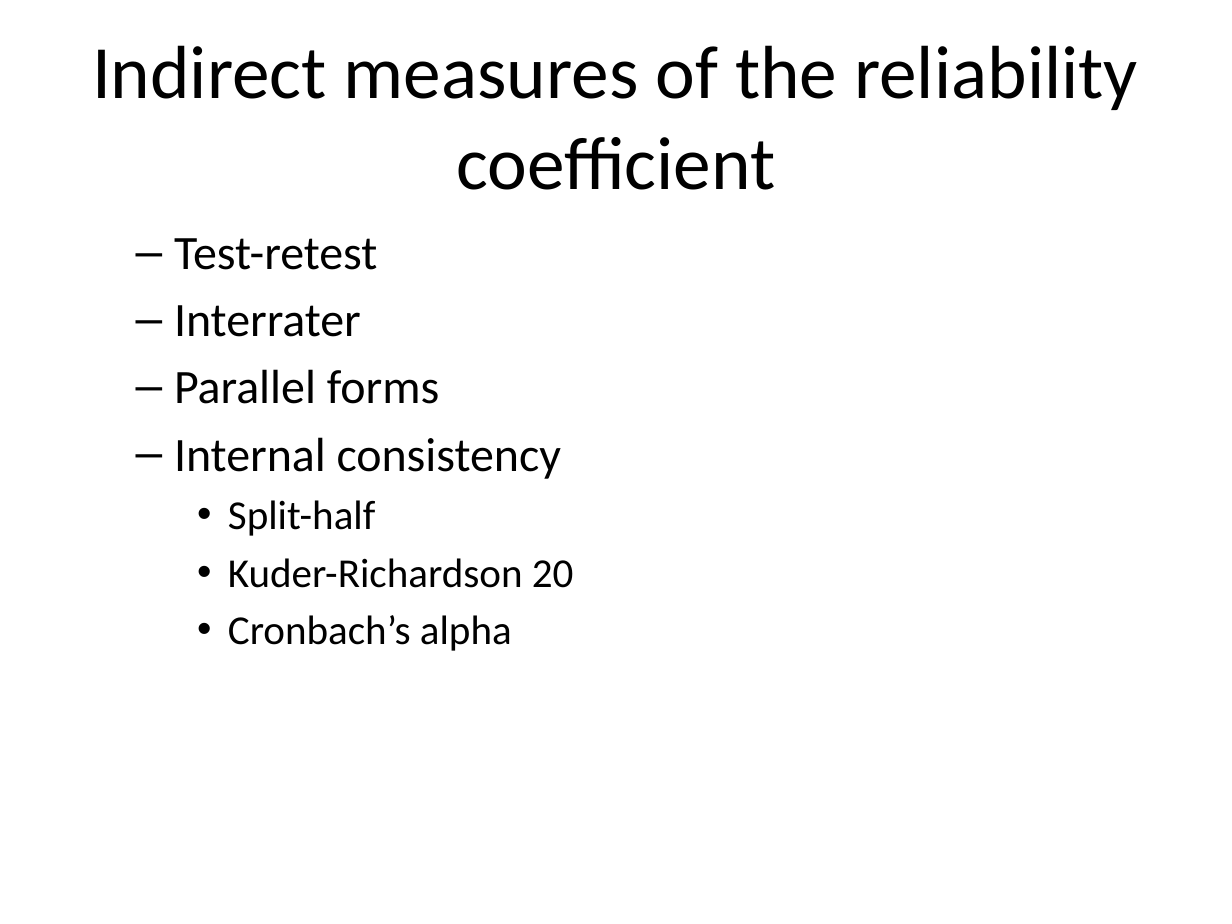
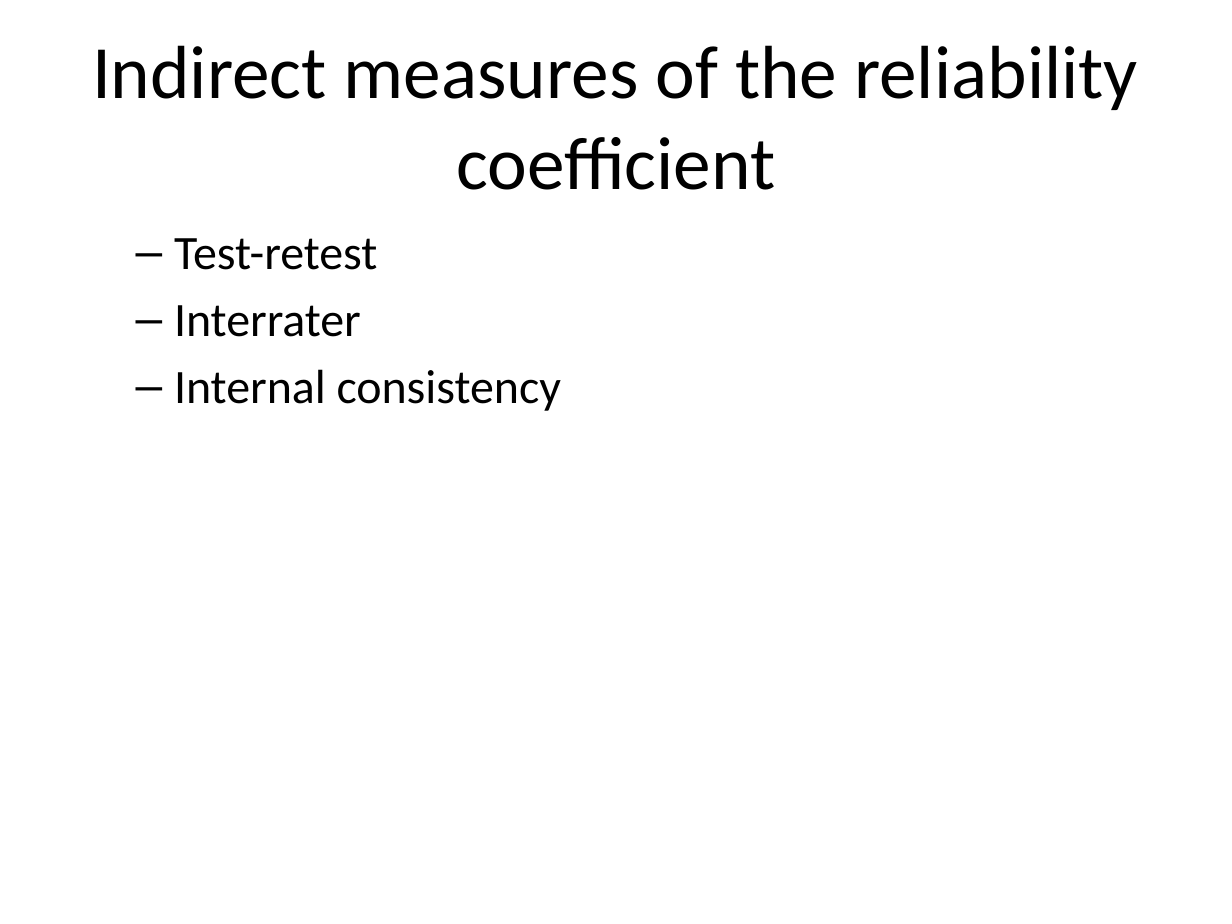
Before and after one commit to pmean/reliability-and-validity, a slide deck: slide 27 of src/rav.pptx (slide 19 before the commit). Drawn at 1232x924 pixels with LibreOffice and Linux fonts; fonts in the diff are those of the drawing. Boxes give left, top, right and bottom in pixels: in the first picture for what was removed or moved away, otherwise in the second. Text is boxed around its words. In the diff, an @@ line names an element or a change of style, - is before the commit and + after.

```diff
--- a/src/rav.pptx
+++ b/src/rav.pptx
@@ text at <box>174,369,439,404</box>: paragraph removed @@
-  – Parallel forms
@@ text at <box>228,500,574,651</box>: paragraphs removed @@
-    • Split-half
-    • Kuder-Richardson 20
-    • Cronbach’s alpha
```
Also in this commit, not shown: 11 other slides changed, 12 slides added, 4 slides removed, 1 other file.
